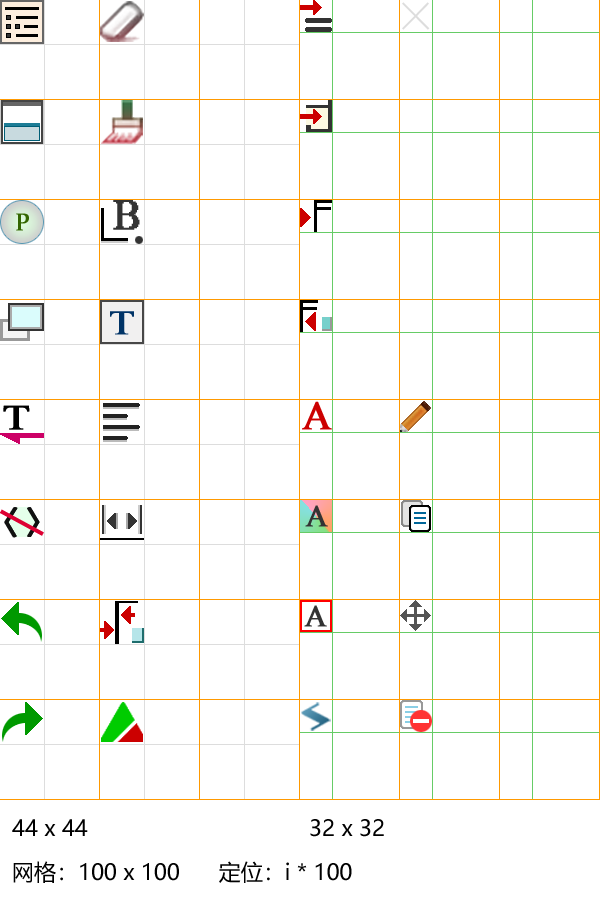
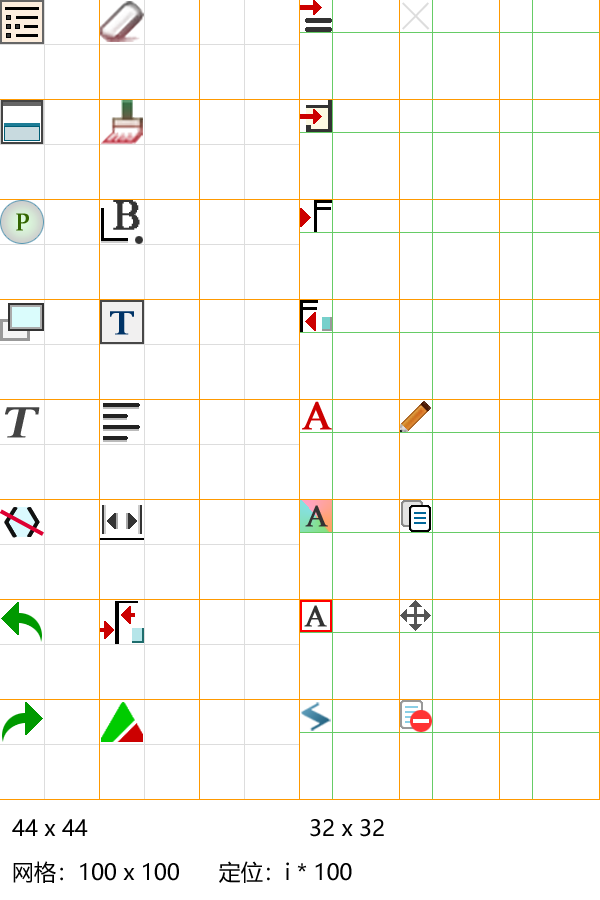
Two versions of the same layered image (600x900). Layer-by-layer changes:
painted on "T" (2nd of 2, in "toolbar" › "文本化") over [3, 405, 40, 438]
removed layer "T" (3rd of 3, in "toolbar" › "文本化") from group "文本化" over [3, 405, 30, 430]
removed layer "颜色填充 85" from group "文本化" over [0, 433, 44, 444]
painted on "颜色填充 87" over [9, 507, 35, 537]
